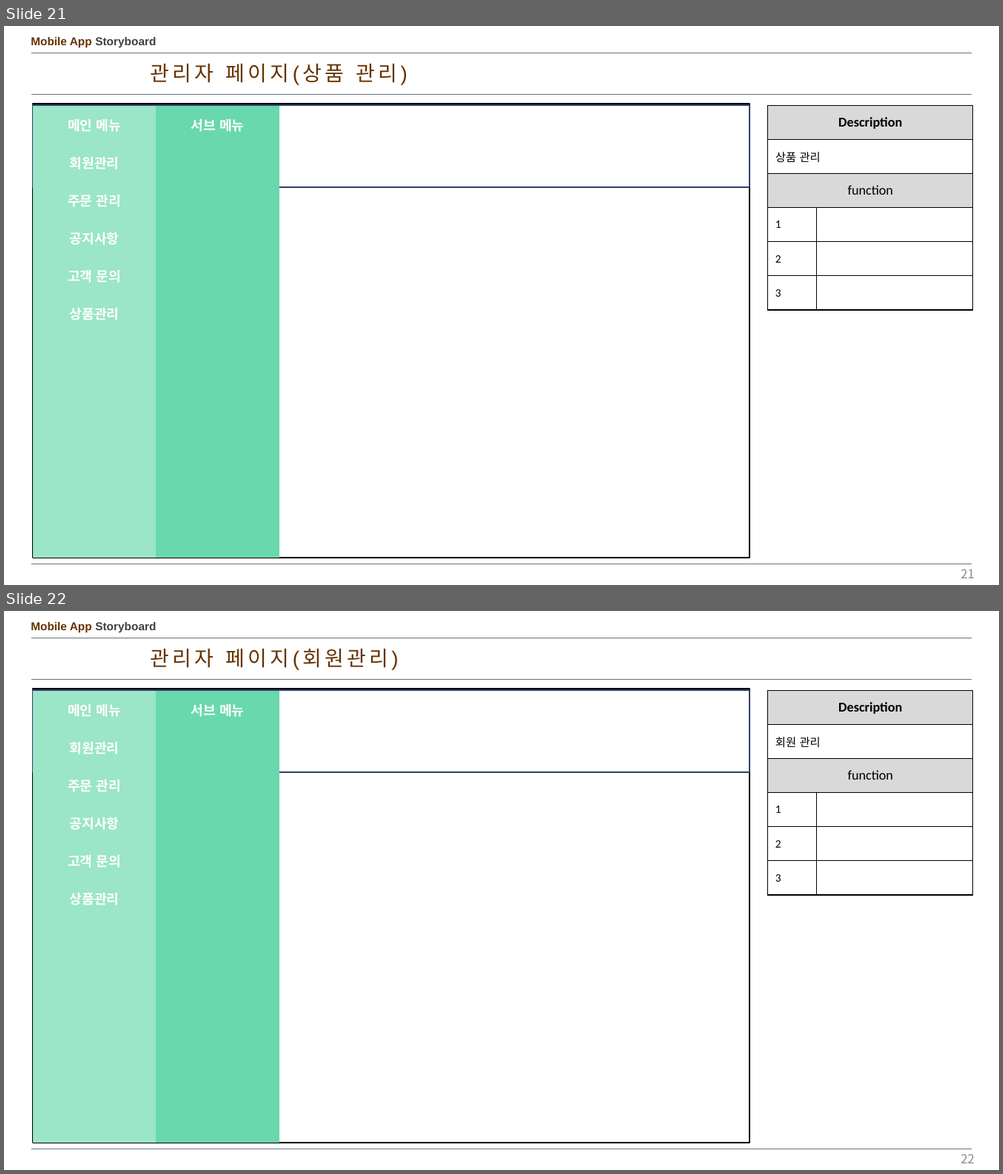
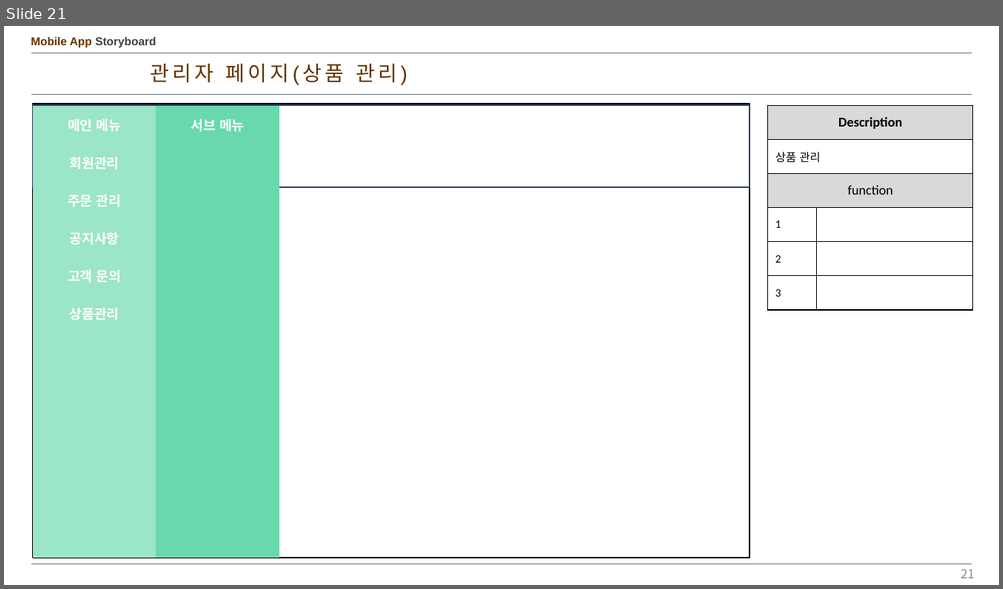
Before and after one commit to kangheechoul/document, a slide deck: 프레젠테이션 1.pptx. Shown one above the other, each under a label of ours: slides 21 and 22 before the commit, slide 21 after it. The pictures are 1003x1174 and 1003x589 pixels, drawn with LibreOffice and Linux fonts; fonts in the diff are those of the drawing. Boxes give left, top, right and bottom in pixels: in the first picture for what was removed or moved away, otherwise in the second. Text is boxed around its words. In the diff, an @@ line names an element or a change of style, - is before the commit and + after.

Commit message:
0530 관리자 서브메뉴 추가

```diff
--- a/프레젠테이션 1.pptx
+++ b/프레젠테이션 1.pptx
@@ slide 22 removed at [4, 611, 999, 1170], background #FFFFFF; not listed: 4 template elements that a slide beside it also shows @@
@@ text removed at [151, 648, 388, 668] @@
-관리자 페이지(회원관리)
@@ rectangle removed at [32, 689, 749, 1144] @@
@@ rectangle removed at [32, 690, 749, 772] @@
@@ table removed at [32, 691, 156, 1143], 12 rows, 2 columns @@
-메인 메뉴 | 
-회원관리 | 
-주문 관리 | 
-공지사항 | 
-고객 문의 | 
-상품관리 | 
- | 
- | 
- | 
- | 
- | 
- | 
@@ table removed at [156, 691, 279, 1143], 12 rows, 2 columns @@
-서브 메뉴 | 
- | 
- | 
- | 
- | 
- | 
- | 
- | 
- | 
- | 
- | 
- | 
@@ table removed at [768, 690, 973, 895], 6 rows, 2 columns @@
-Description | 
-회원 관리 | 
-function | 
-1 | 
-2 | 
-3 | 
@@ page number removed at [960, 1154, 974, 1164] @@
-22
```
